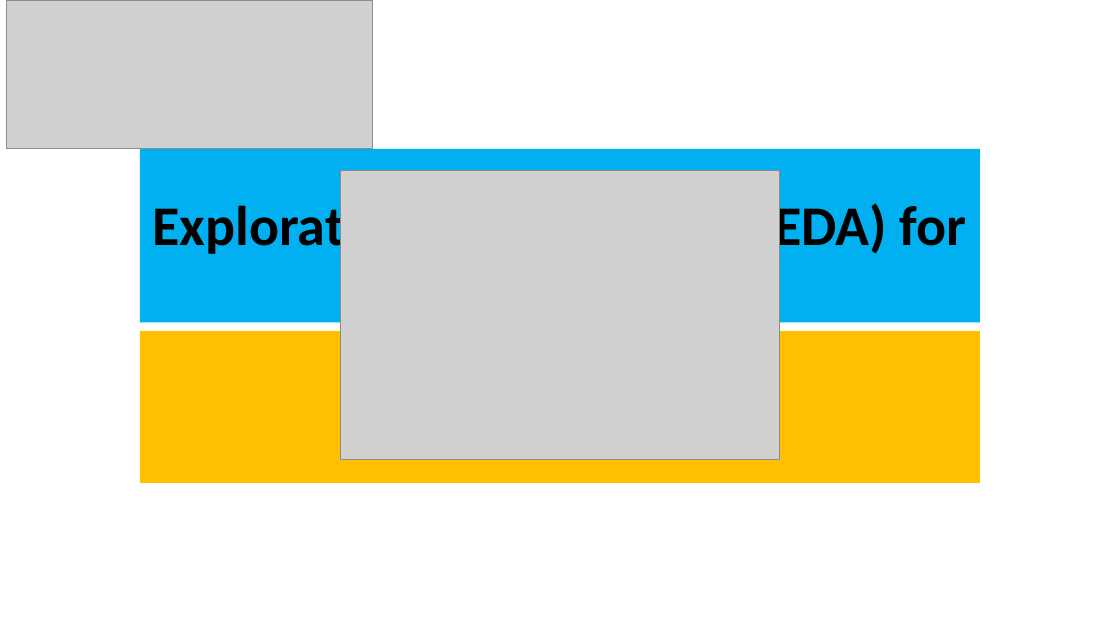
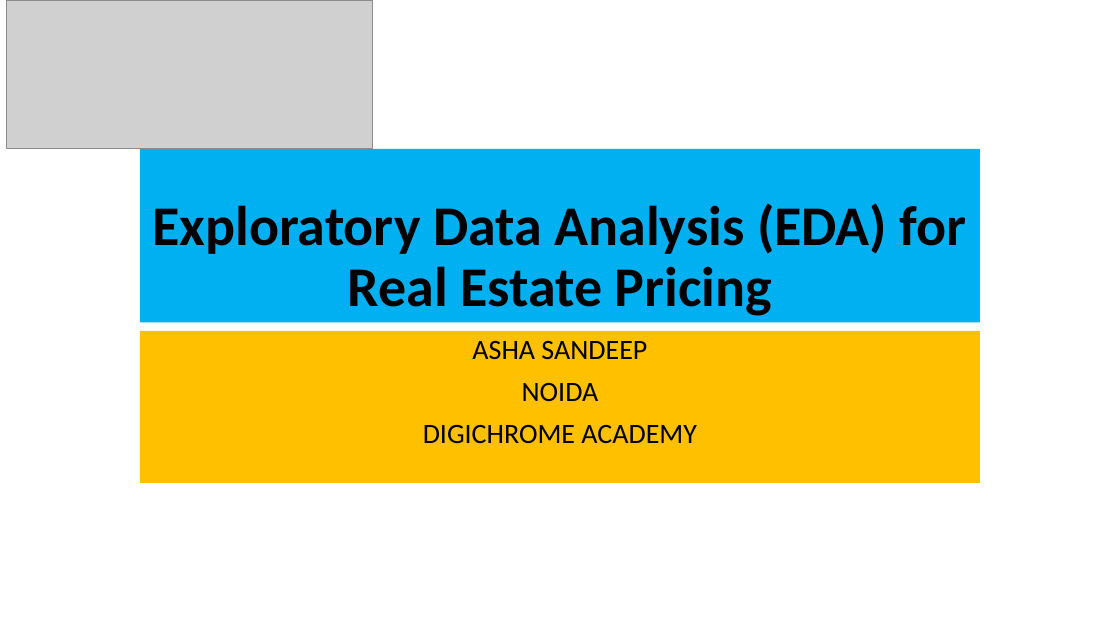
Before and after one commit to aashasandeep/project-3, a slide deck: slide 1 of Project- 3 EDA.pptx. Drawn at 1120x630 pixels with LibreOffice and Linux fonts; fonts in the diff are those of the drawing; grey boxes stand for pictures. Boxes give left, top, right and bottom in pixels: in the first picture for what was removed or moved away, otherwise in the second. Text is boxed around its words. In the diff, an @@ line names an element or a change of style, - is before the commit and + after.

```diff
--- a/Project- 3 EDA.pptx
+++ b/Project- 3 EDA.pptx
@@ picture removed at bbox=[340, 171, 780, 459] @@
@@ subtitle at bbox=[423, 341, 697, 444]: text added @@
+ASHA SANDEEP
+NOIDA
+DIGICHROME ACADEMY
```
Also in this commit, not shown: 2 other slides changed, 5 slides removed.
